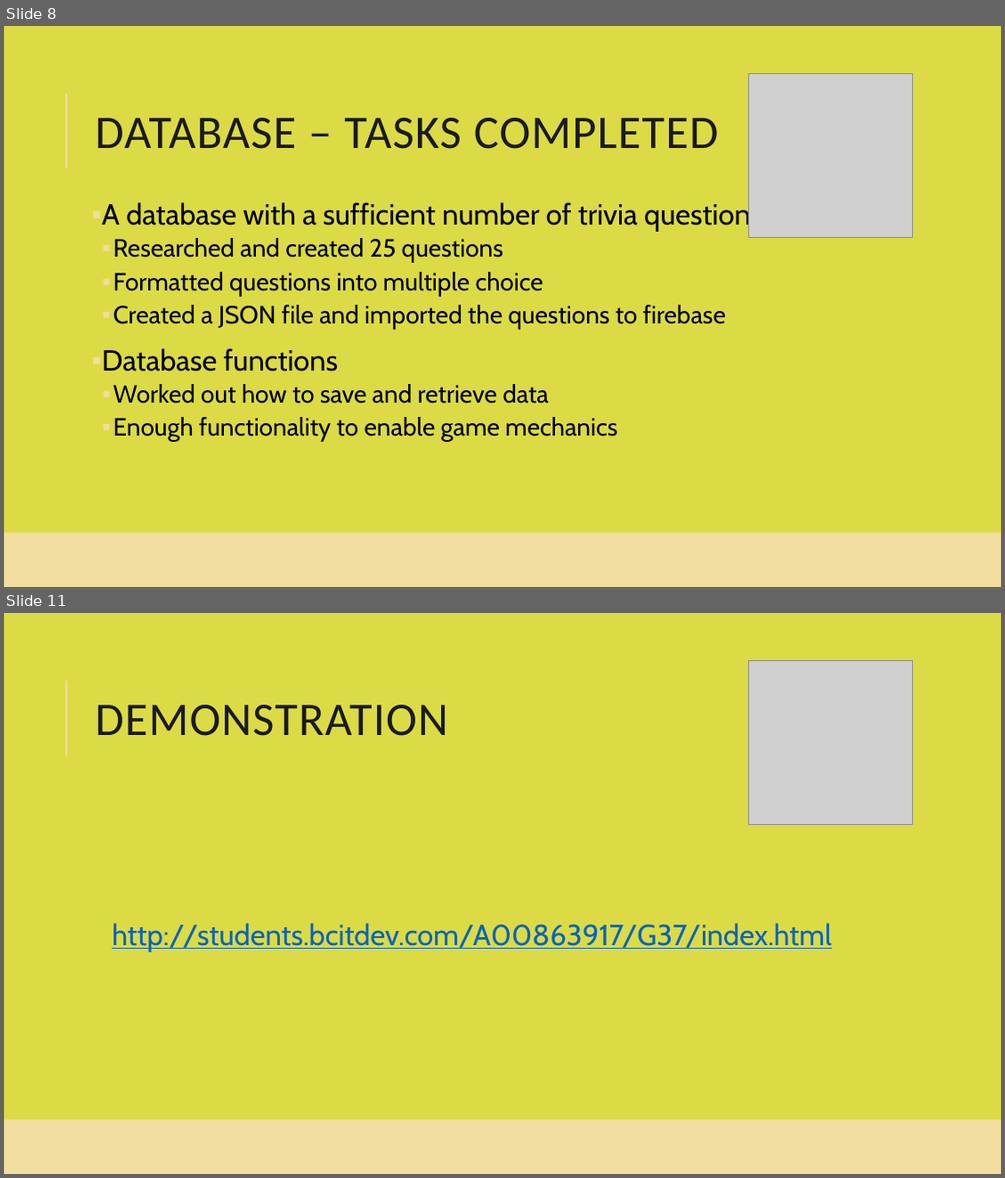
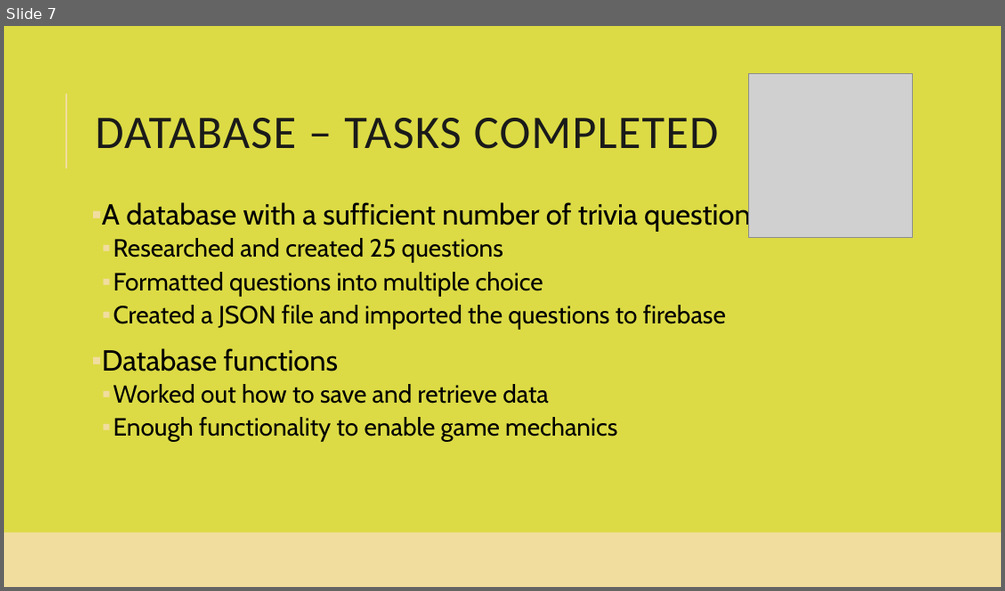
Before and after one commit to smiyaoka/forkPotatoDOC, a slide deck: ForkandPotatoSprint1.pptx. Shown one above the other, each under a label of ours: slides 8 and 11 before the commit, slide 7 after it; the slides between them are not shown. The pictures are 1005x1178 and 1005x591 pixels, drawn with LibreOffice and Linux fonts; fonts in the diff are those of the drawing; grey boxes stand for pictures. Boxes give left, top, right and bottom in pixels: in the first picture for what was removed or moved away, otherwise in the second. Text is boxed around its words. In the diff, an @@ line names an element or a change of style, - is before the commit and + after.

```diff
--- a/ForkandPotatoSprint1.pptx
+++ b/ForkandPotatoSprint1.pptx
@@ slide 11 removed at [4, 613, 1001, 1174], background #DCDB45; not listed: 1 template element that a slide beside it also shows @@
@@ picture removed at [749, 661, 913, 825] @@
@@ title removed at [95, 705, 447, 736] @@
-DEMONSTRATION
@@ text removed at [112, 923, 831, 952] @@
-  http://students.bcitdev.com/A00863917/G37/index.html
@@ rectangle removed at [4, 1119, 1001, 1174] @@
@@ what was slide 8 is now slide 7 @@
```
Also in this commit, not shown: 8 slides changed.
